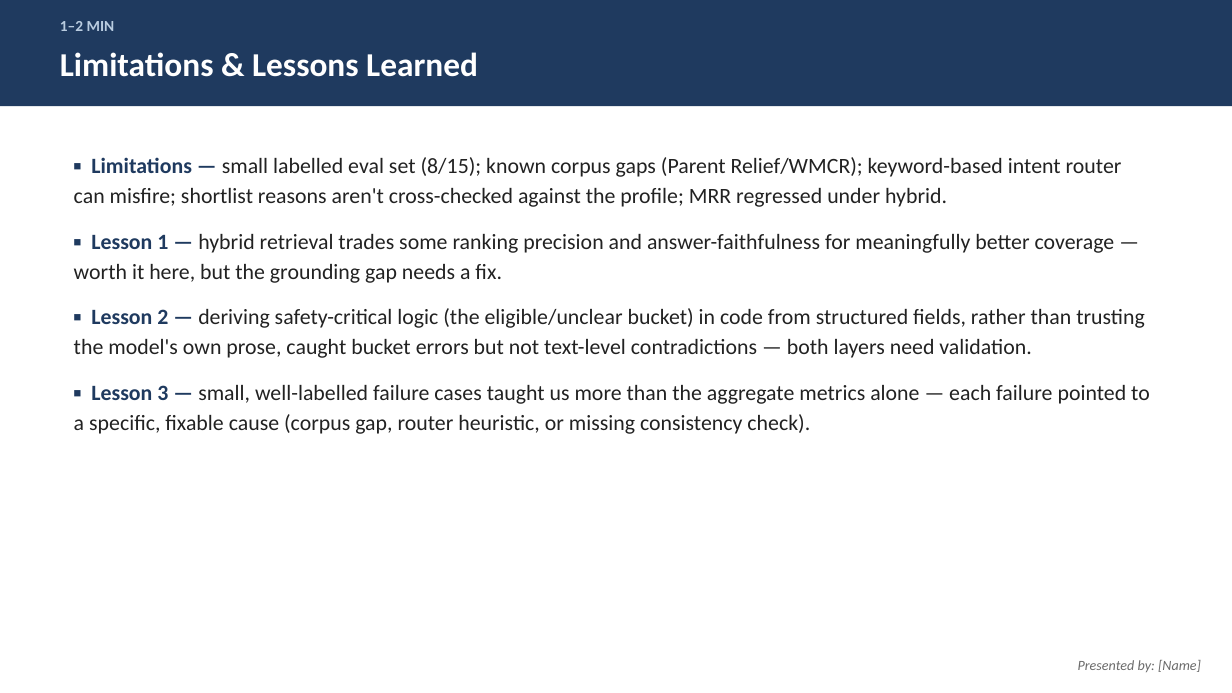
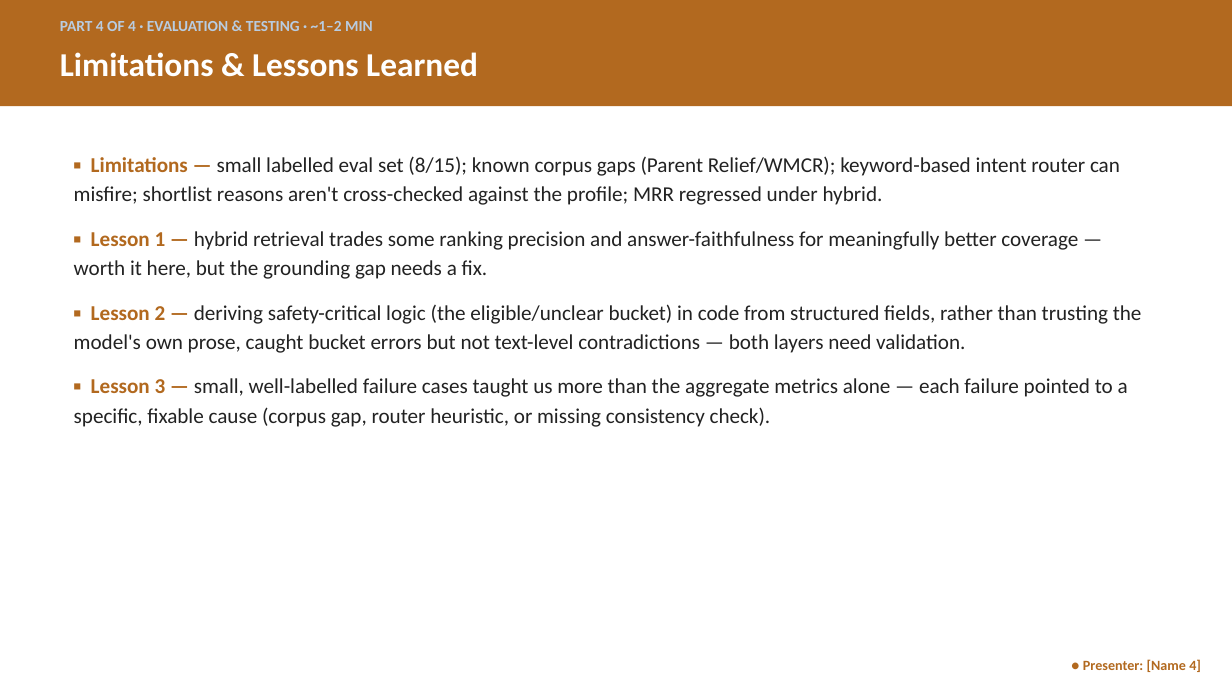
Before and after one commit to hm-base/sg-citizen-financial-assistant, a slide deck: slide 12 of deliverables/Presentation.pptx (slide 10 before the commit). Drawn at 1232x693 pixels with LibreOffice and Linux fonts; fonts in the diff are those of the drawing. Boxes give left, top, right and bottom in pixels: in the first picture for what was removed or moved away, otherwise in the second. Text is boxed around its words. In the diff, an @@ line names an element or a change of style, - is before the commit and + after.

Commit message:
Restructure presentation into 4 presenter parts
Group slides by the same 4 responsibility areas used in the report's
contributions table (Data & Ingestion, Retrieval, Generation &
Application, Evaluation & Testing) so the group can split delivery
across 4 people. Adds a roadmap/agenda slide, splits the combined
retrieval+generation design slide in two, and color-codes each part
with a presenter placeholder.

```diff
--- a/deliverables/Presentation.pptx
+++ b/deliverables/Presentation.pptx
@@ rectangle at (0,0,1232,106): fill #1F3A5F to #B2691F @@
@@ text at (60,21,373,31): text changed @@
-1–2 MIN
+PART 4 OF 4 · EVALUATION & TESTING · ~1–2 MIN
@@ text "▪ Limitations — small labelled ..." at (74,156,1142,427): size 17 to 16.5 pt; text colour #1F3A5F to #B2691F in "▪ Limitations —", "▪ Lesson 1 —", "▪ Lesson 2 —", "▪ Lesson 3 —" @@
@@ text at (1083,659,1201,672): text changed; text colour #6B6B6B to #B2691F; bold on; italic off @@
-Presented by: [Name]
+● Presenter: [Name 4]
```
Also in this commit, not shown: 10 other slides changed, 2 slides added.
